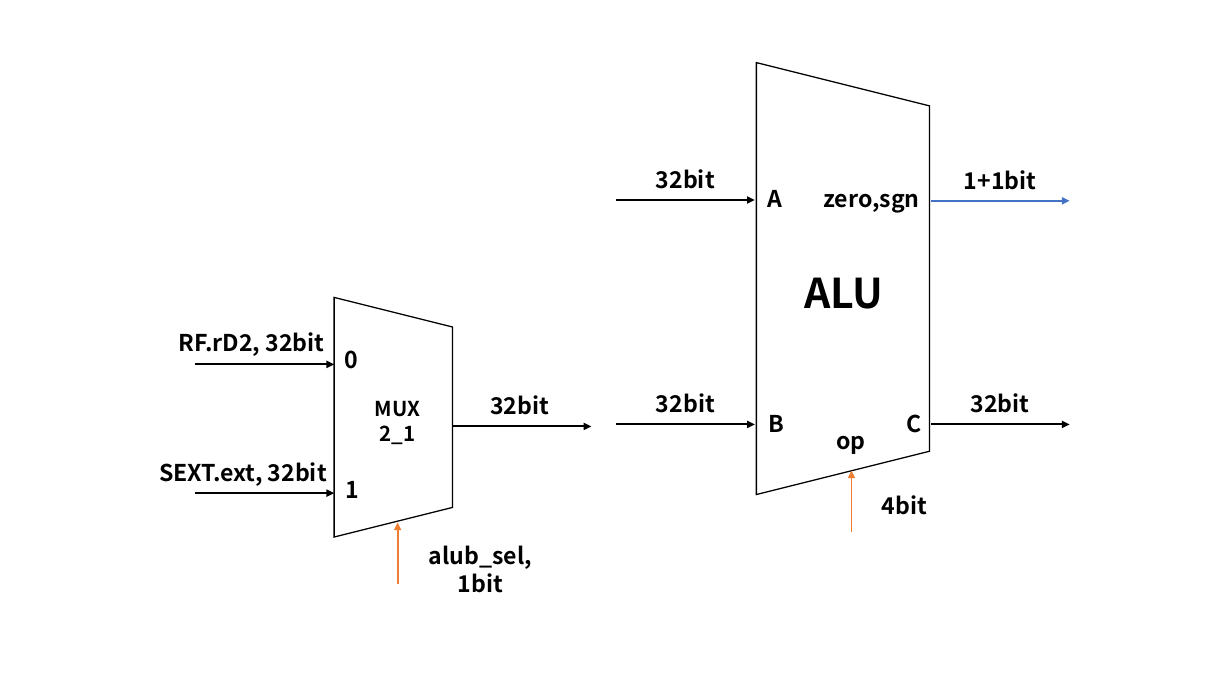
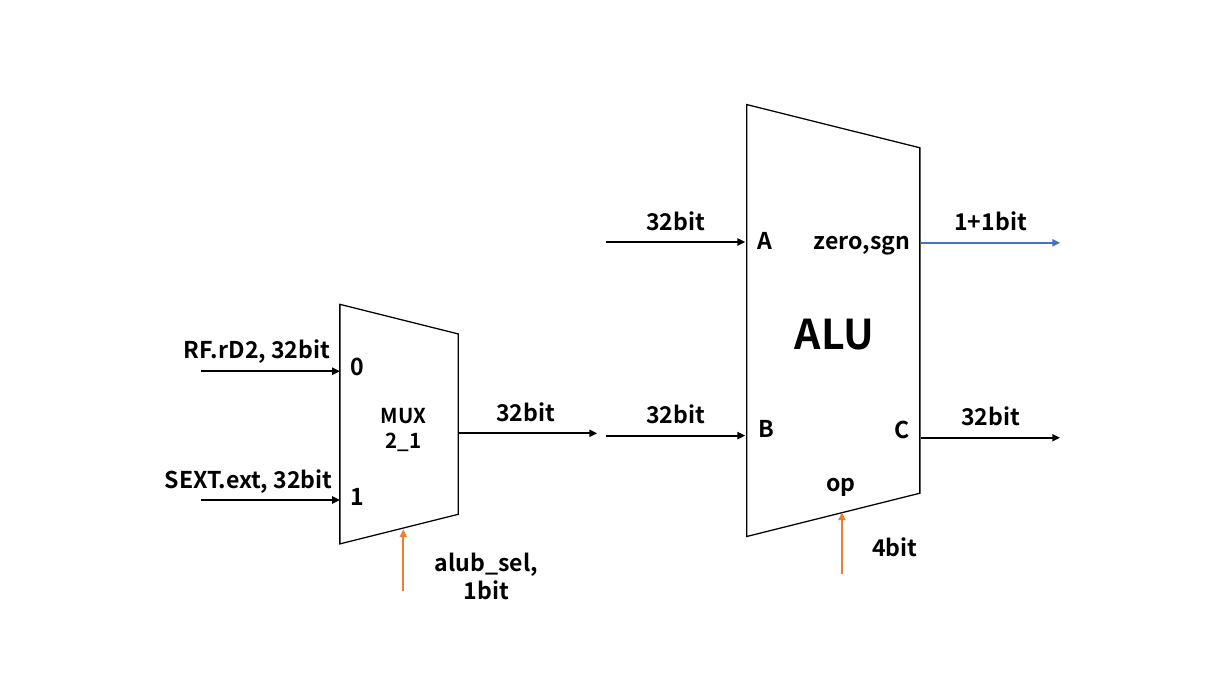
Before and after one commit to xuanhao44/HITSZ-miniRVCPU, a slide deck: slide 3 of _srcs/单周期cpu图.pptx (slide 10 before the commit). Drawn at 1232x693 pixels with LibreOffice and Linux fonts; fonts in the diff are those of the drawing. Boxes give left, top, right and bottom in pixels: in the first picture for what was removed or moved away, otherwise in the second. Text is boxed around its words. In the diff, an @@ line names an element or a change of style, - is before the commit and + after.

```diff
--- a/_srcs/单周期cpu图.pptx
+++ b/_srcs/单周期cpu图.pptx
@@ 7 texts, 2 arrows, 1 trapezoid: place and size @@
-7 texts, 2 arrows, 1 trapezoid at (616,63,1070,515)
+7 texts, 2 arrows, 1 trapezoid at (606,104,1060,557)
@@ arrow moved from (195, 364) - (335, 364) to (201, 372) - (340, 372) @@
@@ text "32bit": place and size @@
-text "32bit" at (656,393,715,413)
+text "32bit" at (646,404,705,424)
@@ text "B": place and size @@
-text "B" at (768,415,784,432)
+text "B" at (759,420,775,437)
@@ text "C": place and size @@
-text "C" at (906,414,921,433)
+text "C" at (895,420,910,439)
@@ text "32bit": place and size @@
-text "32bit" at (971,393,1030,413)
+text "32bit" at (961,406,1020,426)
@@ arrow moved from (616, 424) - (755, 424) to (606, 435) - (745, 435) @@
@@ arrow moved from (931, 424) - (1070, 424) to (921, 438) - (1060, 438) @@
@@ 7 texts, 3 arrows, 1 trapezoid: place and size @@
-7 texts, 3 arrows, 1 trapezoid at (159,298,592,593)
+7 texts, 3 arrows, 1 trapezoid at (165,305,597,600)
@@ arrow moved from (852, 532) - (852, 470) to (842, 575) - (842, 513) @@
```
Also in this commit, not shown: 1 other slide changed, 5 slides removed, 27 other files.
